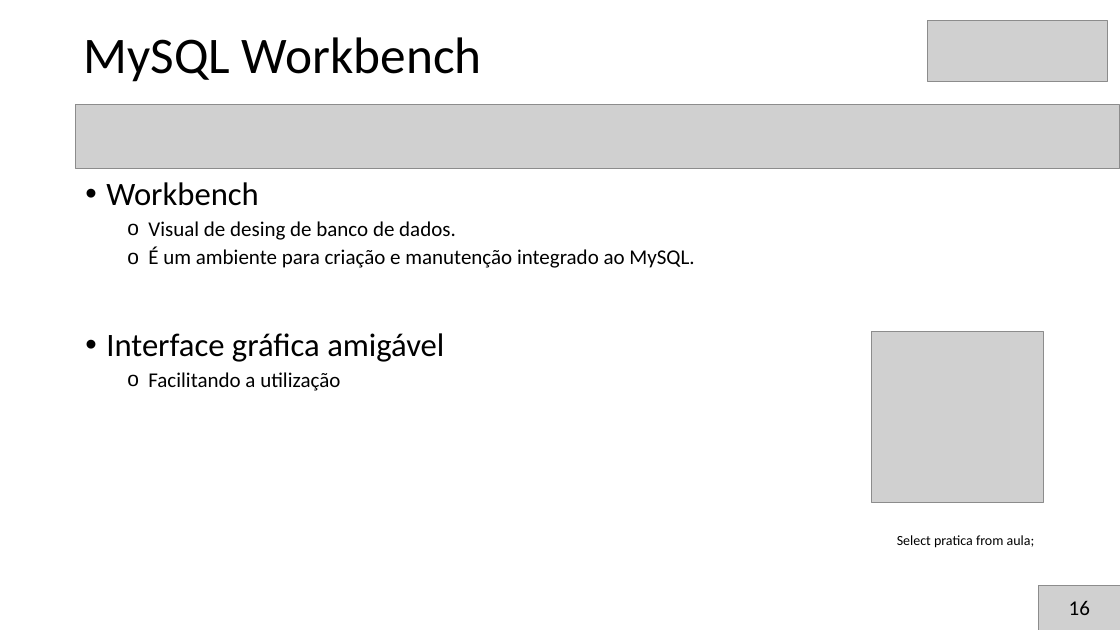
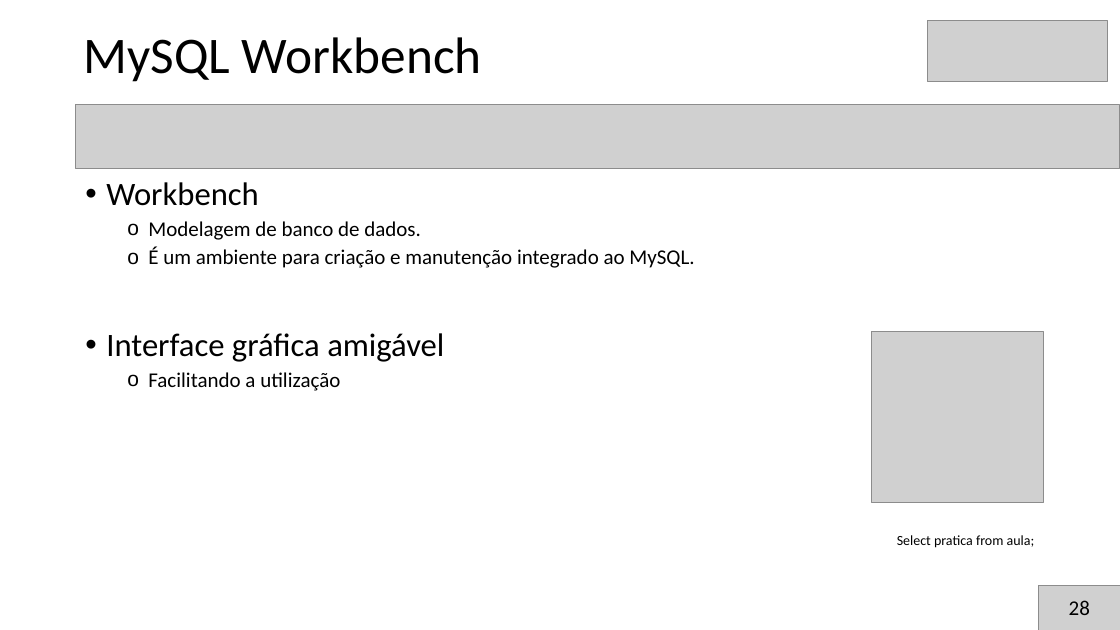
Before and after one commit to brunoslima/Secompp-Minicursos, a slide deck: slide 29 of Desenvolvimento de Aplicação MVC com PHP5 e AJAX/Apresentação/apresentacao2.pptx. Drawn at 1120x630 pixels with LibreOffice and Linux fonts; fonts in the diff are those of the drawing; grey boxes stand for pictures. Boxes give left, top, right and bottom in pixels: in the first picture for what was removed or moved away, otherwise in the second. Text is boxed around its words. In the diff, an @@ line names an element or a change of style, - is before the commit and + after.

```diff
--- a/Desenvolvimento de Aplicação MVC com PHP5 e AJAX/Apresentação/apresentacao2.pptx
+++ b/Desenvolvimento de Aplicação MVC com PHP5 e AJAX/Apresentação/apresentacao2.pptx
@@ text at bbox=[148, 221, 421, 240]: text changed @@
-  o Visual de desing de banco de dados.
+  o Modelagem de banco de dados.
@@ text at bbox=[1069, 600, 1090, 615]: text changed @@
-16
+28
```
Also in this commit, not shown: 25 other slides changed, 4 slides removed.
